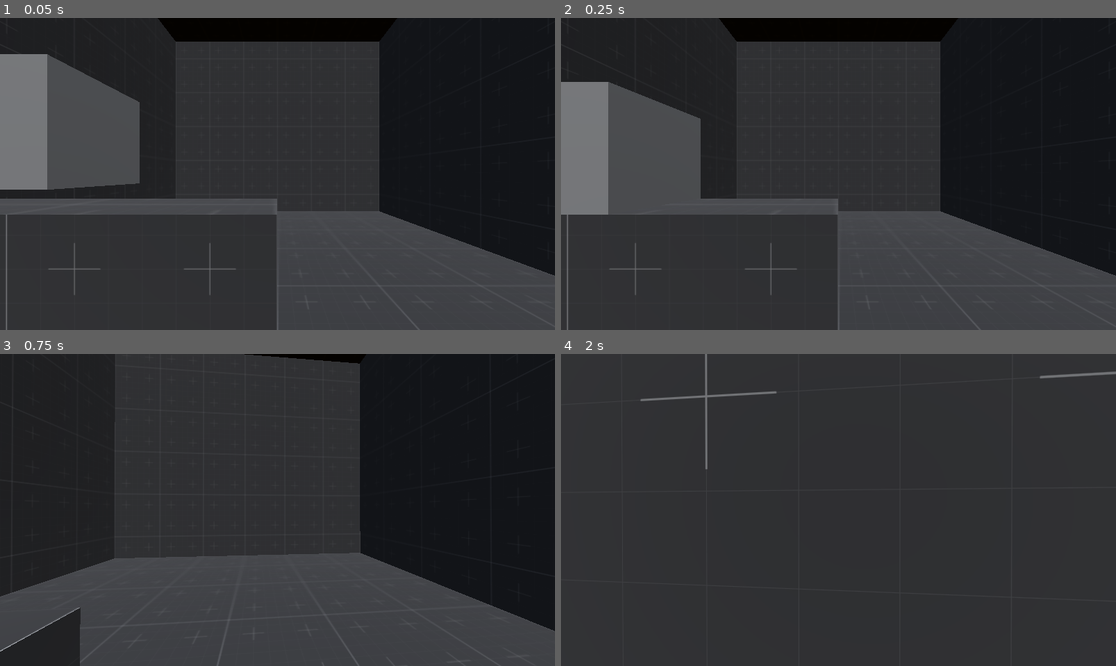
Above: before the commit, frames 1-4 (two rows, left to right).
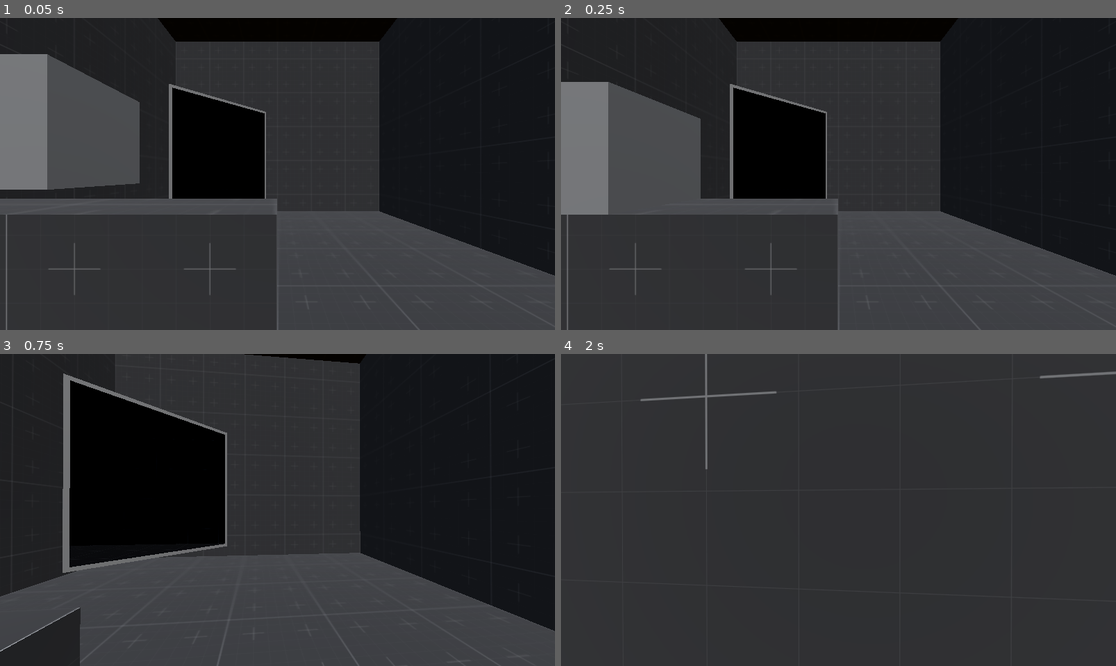
Above: after the commit, the same moments.

Repository: Wowe-Peanut/GetReal
Game: Godot game, scene res://test.tscn
Two runs of this game, one before a commit and one after it. Both use one fixed random seed, a clock stepped at 60 frames per second and the inputs below.
Inputs (mouse positions are in pixels of both pictures, inside the frame that each line leads up to):
- Up to frame 1 (0.05 s): no input
- Up to frame 2 (0.25 s): no input
- Up to frame 3 (0.75 s): tap Enter at 0.5 s; move the mouse to (305, 510) at 0.52 s; hold W (move_forward) from 0.53 s (still down); hold Right mouse button (interact) from 0.53 s (still down)
- Up to frame 4 (2 s): keep holding W (move_forward); tap Space (jump) at 0.77, 1.52 s; move the mouse to (810, 510) at 1.27 s; release Right mouse button (interact) at 1.28 s; tap Q (take_picture) at 1.35 s

The runs differ from the first frame. In frame 1, 5.7% of the frame differs, in the area x 30-48%, y 21-58%; in frame 2, 5.7%; in frame 3, 14%, in the area x 11-41%, y 6-71%; in frame 4, nothing differs.

Commit message:
clean up unused code and add comments

Diff:
--- a/mirror.tscn
+++ b/mirror.tscn
@@ -5,7 +5,7 @@
 
 [sub_resource type="BoxMesh" id="BoxMesh_tx3na"]
 resource_local_to_scene = true
-size = Vector3(2.1, 2.1, 0.01)
+size = Vector3(1.1, 1.1, 0.01)
 
 [sub_resource type="BoxShape3D" id="BoxShape3D_bh318"]
 size = Vector3(2, 2, 0.1)
@@ -15,7 +15,6 @@
 collision_mask = 7
 freeze = true
 script = ExtResource("1_23741")
-size = Vector2(2, 2)
 
 [node name="Reflections" type="Node3D" parent="."]
 
--- a/mirror_controller.gd
+++ b/mirror_controller.gd
@@ -15,6 +15,3 @@
 	for layer_to_check in used_layers:
 		if layer == layer_to_check: return true
 	return false
-
-func layer_int_to_layer_num(layer) -> int:
-	return log(layer) / log(2)
--- a/mirror_observer.gd
+++ /dev/null
@@ -1 +0,0 @@
-extends Observer
--- a/mirror_observer.tscn
+++ /dev/null
@@ -1,7 +0,0 @@
-[gd_scene load_steps=3 format=3 uid="uid://dq5gd2m86vh6p"]
-
-[ext_resource type="PackedScene" uid="uid://tb1yinrrwcmg" path="res://observer.tscn" id="1_sh5cx"]
-[ext_resource type="Script" path="res://mirror_observer.gd" id="2_y1lxi"]
-
-[node name="MirrorObserver" instance=ExtResource("1_sh5cx")]
-script = ExtResource("2_y1lxi")
--- a/mirror_reflection.gd
+++ b/mirror_reflection.gd
@@ -11,7 +11,7 @@
 @onready var reflection_mesh: MeshInstance3D = $ReflectionMesh
 @onready var view: SubViewport = $View
 @onready var mirror_cam: Camera3D = $View/MirrorCam
-@onready var observer: Observer = $View/MirrorCam/MirrorObserver
+@onready var observer: Observer = $View/MirrorCam/Observer
 
 var camera_to_reflect: Camera3D = null
 var pixels_per_unit: int = 1024
--- a/mirror_reflection.tscn
+++ b/mirror_reflection.tscn
@@ -1,23 +1,22 @@
 [gd_scene load_steps=8 format=3 uid="uid://r2w0qysvtd6"]
 
 [ext_resource type="Shader" path="res://mirror.gdshader" id="1_gk6t6"]
-[ext_resource type="PackedScene" uid="uid://dq5gd2m86vh6p" path="res://mirror_observer.tscn" id="2_2nvph"]
 [ext_resource type="Script" path="res://mirror_reflection.gd" id="2_nbqyc"]
+[ext_resource type="PackedScene" uid="uid://tb1yinrrwcmg" path="res://observer.tscn" id="3_lspv8"]
 
-[sub_resource type="ConvexPolygonShape3D" id="ConvexPolygonShape3D_l6uc4"]
-resource_local_to_scene = true
+[sub_resource type="ConvexPolygonShape3D" id="ConvexPolygonShape3D_xhkai"]
 points = PackedVector3Array(0, 0, 0)
 
 [sub_resource type="QuadMesh" id="QuadMesh_5n1ph"]
 resource_local_to_scene = true
 
-[sub_resource type="ViewportTexture" id="ViewportTexture_vvkie"]
+[sub_resource type="ViewportTexture" id="ViewportTexture_yxfyl"]
 
 [sub_resource type="ShaderMaterial" id="ShaderMaterial_pd161"]
 resource_local_to_scene = true
 render_priority = 0
 shader = ExtResource("1_gk6t6")
-shader_parameter/mirrorCamTex = SubResource("ViewportTexture_vvkie")
+shader_parameter/mirrorCamTex = SubResource("ViewportTexture_yxfyl")
 
 [node name="MirrorReflection" type="Node3D"]
 script = ExtResource("2_nbqyc")
@@ -32,11 +31,11 @@
 cull_mask = 0
 projection = 2
 
-[node name="MirrorObserver" parent="View/MirrorCam" node_paths=PackedStringArray("camera") instance=ExtResource("2_2nvph")]
+[node name="Observer" parent="View/MirrorCam" node_paths=PackedStringArray("camera") instance=ExtResource("3_lspv8")]
 camera = NodePath("..")
 
-[node name="CollisionShape3D" type="CollisionShape3D" parent="View/MirrorCam/MirrorObserver"]
-shape = SubResource("ConvexPolygonShape3D_l6uc4")
+[node name="CollisionShape3D" type="CollisionShape3D" parent="View/MirrorCam/Observer"]
+shape = SubResource("ConvexPolygonShape3D_xhkai")
 
 [node name="ReflectionMesh" type="MeshInstance3D" parent="."]
 layers = 0
--- a/player_observer.gd
+++ b/player_observer.gd
@@ -15,7 +15,7 @@
 	for observed_object in seen:
 		if observed_object.is_in_group("box"):
 			var obscured = is_obscured(state, observed_object)
-			modify_observed(observed_object, obscured, self)
+			modify_observed(observed_object, obscured)
 		elif observed_object.is_in_group("mirror"):
 			check_obscurity_through_reflection(state, observed_object.player_reflection, self)
 
@@ -45,27 +45,34 @@
 
 func check_obscurity_through_reflection(state: PhysicsDirectSpaceState3D, reflection, higher_level_observer: Observer) -> void:
 	#print(observer.name + " seen: ", observer.seen)
+	# sort boxes before any other seen objecets
 	reflection.observer.seen.sort_custom(func(a, b): return a.is_in_group("box") and not b.is_in_group("box"))
 	for observed_object in reflection.observer.seen:
+		# if we see a box, deal with the box
 		if observed_object.is_in_group("box"):
 
+			# if we already observe the box, no reason to check again, go to the next object
 			if observed.has(observed_object): continue
 
+			#get all the corners of the box
 			var corners = convert_box_corners_to_global(remove_duplicates(observed_object.mesh.mesh.get_faces()), observed_object)
+			# recursively check through all reflections to the player observer if the box can be seen
 			var obscured = is_obscured_through_observer(state, observed_object, corners, reflection)
-			modify_observed(observed_object, obscured, reflection.observer)
+			modify_observed(observed_object, obscured)
+		# if we see a mirror, continue the obscurity checks to the appropriate reflection
 		elif observed_object.is_in_group("mirror"):
+			# if the required connections between reflections is not set up, do check obscurity until they are (sometimes it's a frame late)
 			if reflection.recursive_reflection_connections.is_empty(): continue
+			if !reflection.recursive_reflection_connections.has(observed_object): continue
+			# recursively check other reflections
 			check_obscurity_through_reflection(state, reflection.recursive_reflection_connections[observed_object], reflection.observer)
 
 func is_obscured_through_observer(state: PhysicsDirectSpaceState3D, box: RigidBody3D, corners: Array, reflection) -> bool:
 
-	# this runs on the incorrect assumption that we need to check if the corners can be seen by the observer before trying to project the corners to the next
-	# higher level observer. that only needs to happen on the lowest level, or the enviornment might be seen between the corners on the mirror
-	# and the mirror camera
-
 	var reflected_corners_positions = []
 
+	# for the first reflection, the exact corners of the box need to be projected onto the mirror surface.
+	# if any corners of the box are obscured, ignore those corners in later checks, as the LOS is broken
 	for corner in corners:
 		var result = cast_ray(state, corner, reflection.observer.camera.global_position, [box])
 		if result.is_empty():
@@ -73,16 +80,21 @@
 		if result.collider == reflection.observer.self_collider:
 			reflected_corners_positions.append(result.position)
 
-	# abstract this away to function so can be called multiple times
+	# recursively project the points from reflection to reflection until we reach the player
 	while(true):
 		reflected_corners_positions = recursively_reflect_corners(state, reflection, reflected_corners_positions)
 		reflection = reflection.recursive_parent_reflection
 		if reflection == self_collider:
 			break
+
+	# return if any points successfully reached the player: true if obscured, false if visible
 	return reflected_corners_positions.is_empty()
 
 func recursively_reflect_corners(state: PhysicsDirectSpaceState3D, reflection, reflected_corner_positions):
 	var corners = []
+
+	# from the projected points on the mirror, make sure the observer that caused the reflection can even see the points in their viewcone
+	# then, take those points and make sure they aren't obscured
 	for corner in reflected_corner_positions:
 		if !is_corner_observed(state, corner, reflection.observer, reflection.recursive_parent_reflection.observer):
 			continue
@@ -101,87 +113,29 @@
 		global_corners.append(box.global_transform * corner)
 	return global_corners
 
-	"""
-	var observed_corners = []
-
-	for corner in corners:
-		#observer might be incorrect...
-		var result = cast_ray(state, corner, observer.camera.global_position, [box])
-		if !result.is_empty():
-			if result.collider == observer.self_collider:
-
-				if !is_corner_observed(state, result.position, observer, higher_level_observer):
-					print("not on screen")
-					continue
-
-				result = cast_ray(state, result.position, higher_level_observer.camera.global_position, [observer.self_collider])
-				if !result.is_empty():
-					if result.collider == higher_level_observer.self_collider:
-						observed_corners.append(result.position)
-					else:
-						print("doesn't hit mirror")
-				else:
-					print("second result empty")
-			else:
-				print("corner does not hit mirror", corner, observer.camera.global_position, result.collider)
-
-	return observed_corners
-	"""
-
-	"""
-	var corners_on_screen = []
-	var corners_obscured = []
-
-	for vertex in remove_duplicate(box.mesh.mesh.get_faces()):
-		# cast a ray from the box to the observer
-		var result = cast_ray(state, box.global_transform * vertex, observer.camera.global_position, [box])
-		if !result.is_empty():
-			# check if the corner is even on screen (for very large mirrors)
-			corners_on_screen.append(is_corner_observed(state, observer, result.position, higher_level_observer))
-			if result.collider == observer.self_collider:
-				# if we hit the observer, then cast another ray from the observer to the player cam
-				result = cast_ray(state, result.position, higher_level_observer.camera.global_position, [observer.self_collider])
-				# if we hit the player, we can see that corner of the box in the observer
-				if !result.is_empty():
-					if result.collider == higher_level_observer.self_collider:
-						corners_obscured.append(false)
-					else:
-						print("didn't hit self collider: ", result.collider)
-		else:
-			print("result empty")
-	# if all corners are off screen, obscured
-	if corners_on_screen.all(func(a): return !a):
-		print(observer, ": all corners off screen")
-		return true
-	# if all corners obscured, obscured
-	elif corners_obscured.all(func(a): return a):
-		print(observer, ": all corners obscured", corners_obscured)
-		return true
-	# otherwise, we can see the box!
-	else:
-		return false
-	"""
 
 func is_corner_observed(state: PhysicsDirectSpaceState3D, point_position: Vector3, mirror_observer: Observer, higher_level_observer: Observer) -> bool:
 	var point_query = PhysicsPointQueryParameters3D.new()
 	point_query.collide_with_areas = true
 	point_query.collide_with_bodies = false
 	point_query.position = point_position
-	#exclude the mirror's observer because the player's was the only other one in the scene
-	#whatever is not excluded should be the next observer (lower recursion level) in the recursion (highest is player observer)
+
+	# make sure only the observer looking at the point is the observer being checked.
 	var all_observers = get_tree().get_nodes_in_group("observer")
 	all_observers.erase(higher_level_observer)
 	var observer_exclude = []
 	for observer in all_observers:
 		observer_exclude.append(observer.get_rid())
 	point_query.exclude = observer_exclude
+
 	var result = state.intersect_point(point_query)
 	return not result.is_empty()
 
-func modify_observed(observed_object: RigidBody3D, obscured: bool, debug_observer: Observer) -> void:
+
+func modify_observed(observed_object: RigidBody3D, obscured: bool) -> void:
 	if not obscured and not observed.has(observed_object):
 		observed.append(observed_object)
-		#print(debug_observer)
+
 
 func _on_body_exited(body) -> void:
 	if body in observed:
--- a/test.tscn
+++ b/test.tscn
@@ -1,7 +1,8 @@
-[gd_scene load_steps=7 format=3 uid="uid://c3jr12ajd7mo4"]
+[gd_scene load_steps=8 format=3 uid="uid://c3jr12ajd7mo4"]
 
 [ext_resource type="PackedScene" uid="uid://bjgyylqm3xc11" path="res://player.tscn" id="1_a76g4"]
 [ext_resource type="Material" uid="uid://byswl41fa324d" path="res://default_environment_texture.tres" id="3_duvdi"]
+[ext_resource type="PackedScene" uid="uid://b41j52vgwvasr" path="res://mirror.tscn" id="3_vc5nl"]
 [ext_resource type="PackedScene" uid="uid://c6t43xntvjerc" path="res://box.tscn" id="4_awx7f"]
 
 [sub_resource type="ProceduralSkyMaterial" id="ProceduralSkyMaterial_avhxm"]
@@ -47,3 +48,7 @@
 
 [node name="Box" parent="." instance=ExtResource("4_awx7f")]
 transform = Transform3D(1, 0, 0, 0, 1, 0, 0, 0, 1, -1.1, -1.2, 0)
+
+[node name="Mirror" parent="." instance=ExtResource("3_vc5nl")]
+transform = Transform3D(0.707107, 0, 0.707107, 0, 1, 0, -0.707107, 0, 0.707107, -1, -1, -3)
+size = Vector2(2, 2)
